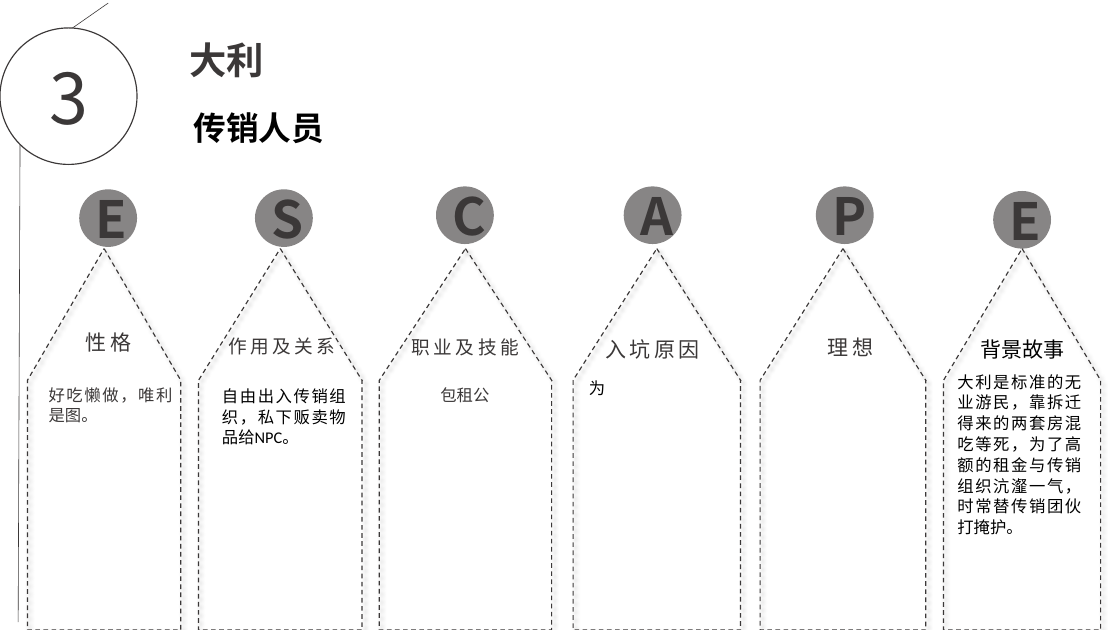
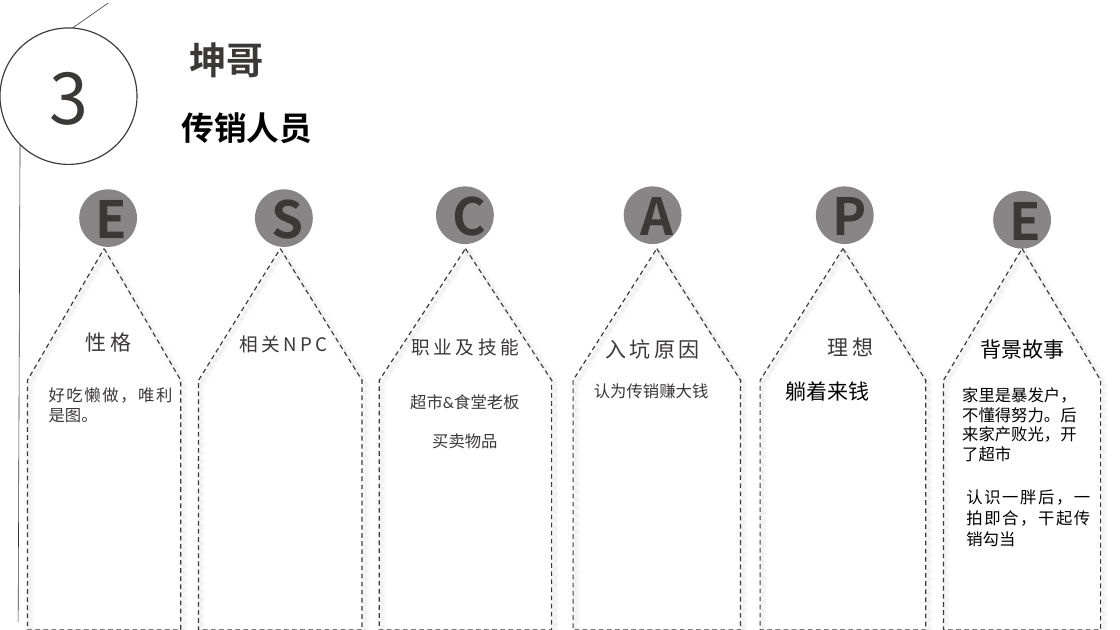
Before and after one commit to EscapeChuanxiao/ChuanXiao, a slide deck: slide 3 of escape.pptx. Drawn at 1120x630 pixels with LibreOffice and Linux fonts; fonts in the diff are those of the drawing; background and template pictures are left out. Boxes give left, top, right and bottom in pixels: in the first picture for what was removed or moved away, otherwise in the second. Text is boxed around its words. In the diff, an @@ line names an element or a change of style, - is before the commit and + after.

```diff
--- a/escape.pptx
+++ b/escape.pptx
@@ text at bbox=[189, 42, 264, 78]: text changed @@
-大利
+坤哥
@@ text "传销人员": place and size @@
-text "传销人员" at bbox=[193, 112, 324, 143]
+text "传销人员" at bbox=[182, 112, 313, 143]
@@ text at bbox=[239, 335, 327, 353]: text changed @@
-作用及关系
+相关NPC
@@ text removed at bbox=[222, 388, 346, 445] @@
-自由出入传销组织，私下贩卖物品给NPC。
@@ text at bbox=[594, 383, 708, 399]: text changed; text colour #000000 to #3B3838 @@
-为
+认为传销赚大钱
@@ text added at bbox=[786, 381, 870, 401], 18 pt, text #000000 @@
+躺着来钱
@@ text added at bbox=[962, 387, 1076, 462], 14 pt, text #000000 @@
+家里是暴发户，不懂得努力。后来家产败光，开了超市
@@ text at bbox=[410, 394, 519, 449]: text changed @@
-包租公
+超市&食堂老板
+买卖物品
@@ text at bbox=[966, 489, 1090, 547]: text changed @@
-大利是标准的无业游民，靠拆迁得来的两套房混吃等死，为了高额的租金与传销组织沆瀣一气，时常替传销团伙打掩护。
+认识一胖后，一拍即合，干起传销勾当
```
Also in this commit, not shown: 6 other slides changed, 1 other file.
